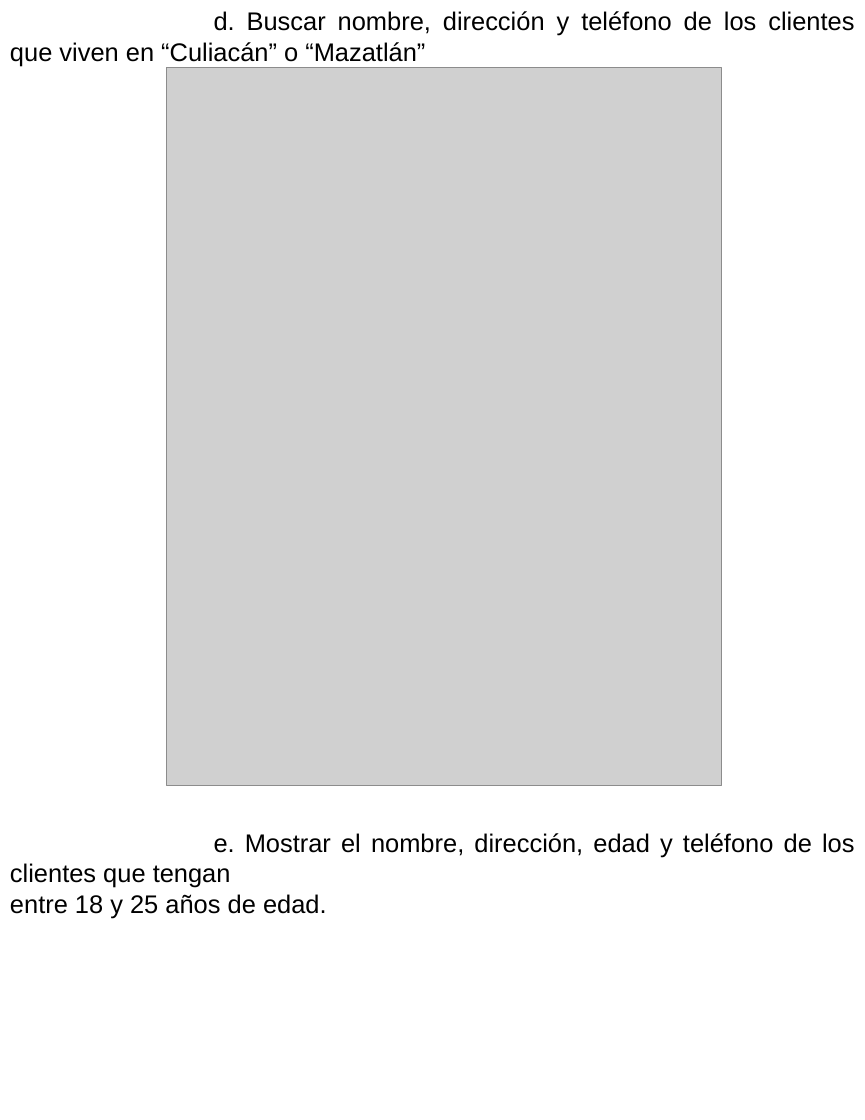
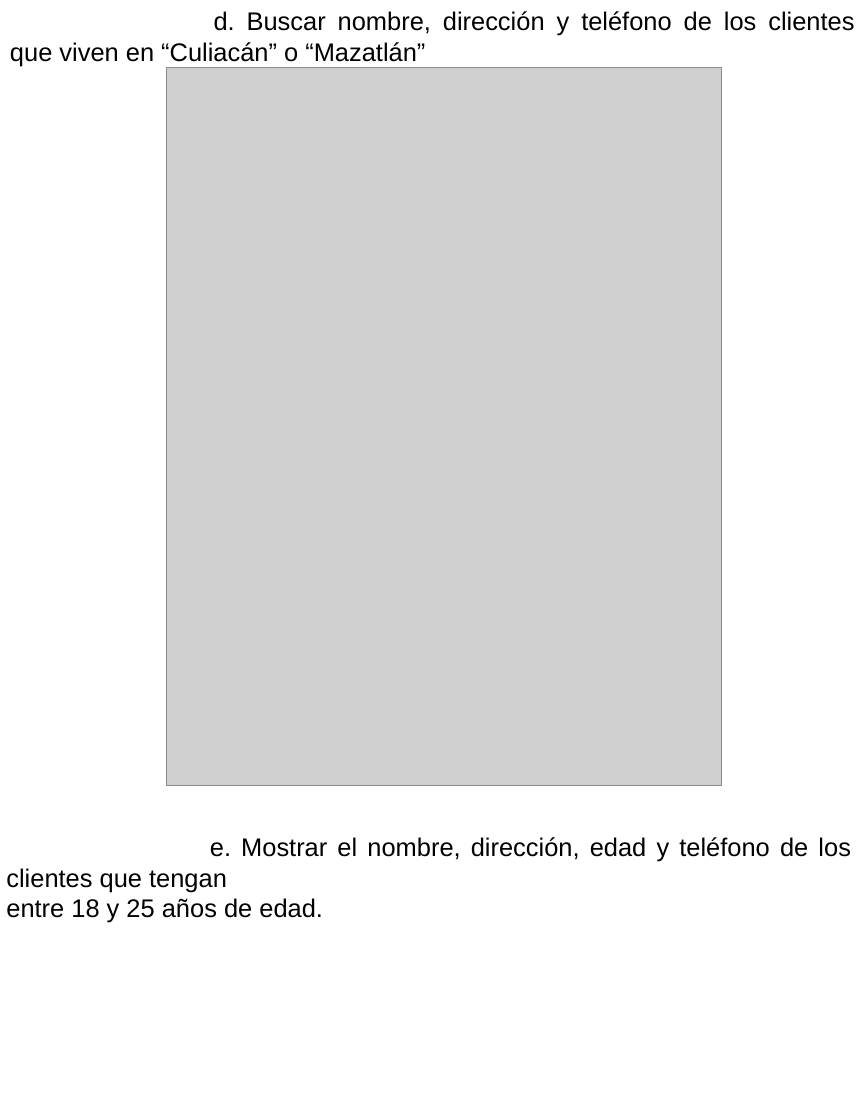
Before and after one commit to JesusElean/ProyectosFinalesFIC2-1, a slide deck: slide 16 of PROYECTO FINAL BASE DE DATOS EMERGENTES CON MAGALY/Evidencias.odp. Drawn at 865x1120 pixels with LibreOffice and Linux fonts; fonts in the diff are those of the drawing; grey boxes stand for pictures. Boxes give left, top, right and bottom in pixels: in the first picture for what was removed or moved away, otherwise in the second. Text is boxed around its words. In the diff, an @@ line names an element or a change of style, - is before the commit and + after.

```diff
--- a/PROYECTO FINAL BASE DE DATOS EMERGENTES CON MAGALY/Evidencias.odp
+++ b/PROYECTO FINAL BASE DE DATOS EMERGENTES CON MAGALY/Evidencias.odp
@@ text "e. Mostrar el nombre, dirección, ...": place and size @@
-text "e. Mostrar el nombre, dirección, ..." at (10,833,855,918)
+text "e. Mostrar el nombre, dirección, ..." at (6,837,851,923)
```
Also in this commit, not shown: 1 other file.
